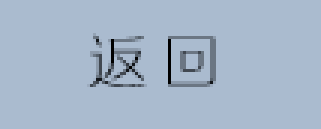
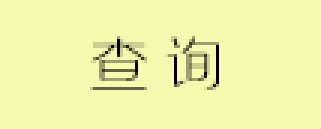
Two versions of the same layered image (321 × 129). Layer-by-layer changes:
hid "返 回" over [87, 33, 216, 87]
added layer "查 询" above "取 消" over [90, 36, 219, 90]
hid "返回" over [0, 0, 321, 129]
showed "提交" over [0, 0, 321, 129]
